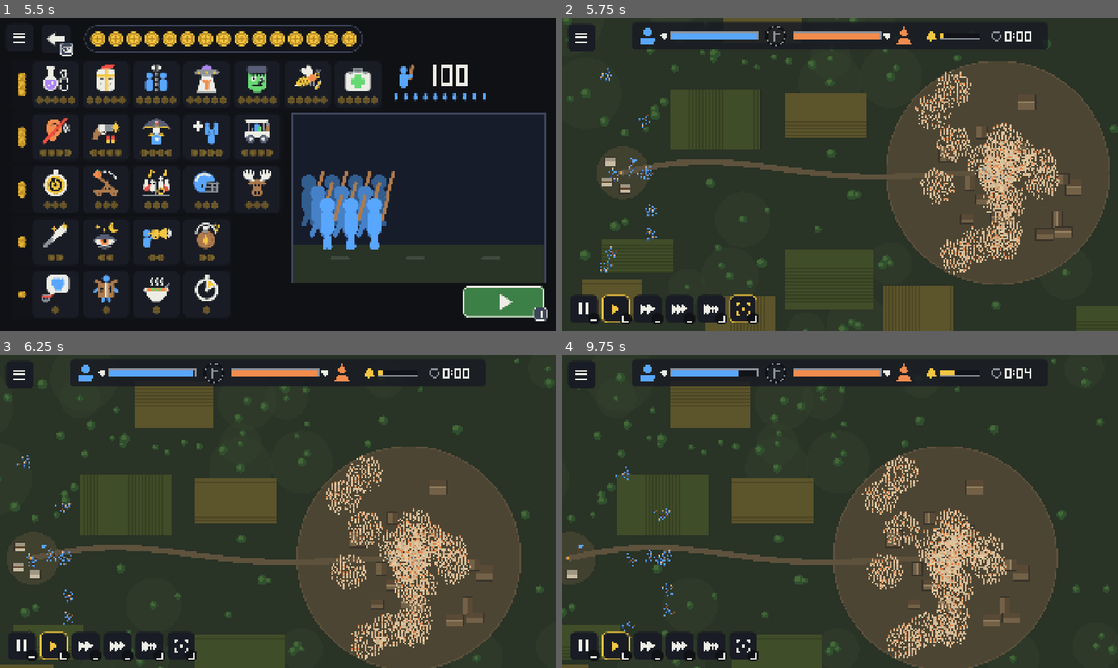
Above: before the commit, frames 1-4 (two rows, left to right).
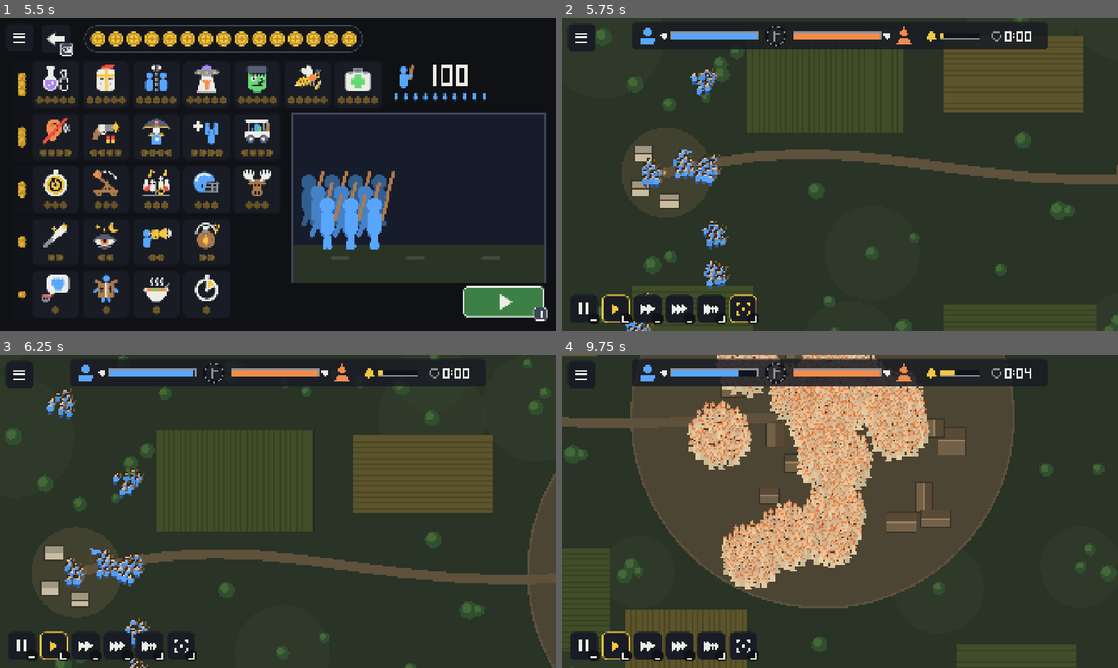
Above: after the commit, the same moments.

Repository: kuhyx/fifteen-dollar-siege
Game: Godot game, scene res://main.tscn
The game is run twice, just before and just after one commit, with the same random seed, the same clock (stepped at 60 frames per second) and the same inputs.
Inputs (mouse positions are in pixels of both pictures, inside the frame that each line leads up to):
- Up to frame 1 (5.5 s): click (150, 99) at 0.52 s; click (55, 39) at 1.27 s; click (278, 99) at 2.02 s; click (55, 83) at 2.75 s; click (105, 83) at 3.5 s; click (155, 83) at 4.25 s; tap Enter (ui_accept) at 5, 5.27 s; move the mouse to (250, 237) at 5.02 s; hold Up from 5.03 s (still down); tap Space at 5.1 s; click (250, 237) at 5.17 s
- Up to frame 2 (5.75 s): keep holding Up; tap Enter (ui_accept) at 5.57 s
- Up to frame 3 (6.25 s): release Up at 5.75 s; drag from (278, 511) to (250, 574) at 5.77 s
- Up to frame 4 (9.75 s): move the mouse to (673, 464) at 6.52 s; hold A 6.53-7.25 s; click (673, 464) at 6.6 s; drag from (867, 511) to (673, 464) at 7.27 s; move the mouse to (756, 433) at 8.02 s; hold Backspace (menu_back) 8.03-8.75 s; tap R at 8.1 s; click (756, 433) at 8.17 s; drag from (962, 495) to (756, 433) at 8.77 s; move the mouse to (728, 527) at 9.52 s; hold Up from 9.53 s (still down); tap P at 9.6 s; click (728, 527) at 9.67 s

Frame 1 is identical in both runs. In frame 2, 38% of the frame differs, in the area x 0-100%, y 0-100%; in frame 3, 36%; in frame 4, 50%.

Commit message:
Keep men legible at a far zoom
Figures are drawn up to 4x life size below 18 px a man, and the auto
camera follows the army instead of zooming out to the whole map.

Co-Authored-By: Claude Fable 5.2 <noreply@anthropic.com>
Claude-Session: https://claude.ai/code/session_01WzxdWXs4gEhEUMr9rgYG9V

Diff:
--- a/project.godot
+++ b/project.godot
@@ -62,3 +62,7 @@
 "type": "float",
 "value": 0.0
 }
+figure_boost={
+"type": "float",
+"value": 1.0
+}
--- a/src/autodrive/autodrive.gd
+++ b/src/autodrive/autodrive.gd
@@ -173,7 +173,7 @@
 
 ## Command mode: a rally click on the map, then retreat and charge buttons.
 func _give_orders(battle: BattleScreen) -> bool:
-	await click_at(battle.map_to_canvas(Vector2(200.0, 90.0)))
+	await click_at(battle.camera.view.get_center() + Vector2(0.0, -120.0))
 	if not check(battle.commands_sent == 1, "a map click places the rally flag"):
 		return false
 	await frames(20)
--- /dev/null
+++ b/src/view/battle/battle_aim.gd
@@ -0,0 +1,23 @@
+class_name BattleAim
+extends RefCounted
+## What the battle's camera shows now: a staged beat or the payoff is held as
+## it is, the action is followed (never out past BattleCamera.AUTO_MIN_ZOOM).
+
+
+static func aim(screen: BattleScreen) -> void:
+	if screen.beats.staging() or screen.payoff_active:
+		screen.camera.frame(focus(screen))
+		return
+	var anchor := BattleCamera.action_anchor(screen.shot, screen.sim.map())
+	screen.camera.follow(focus(screen), anchor)
+
+
+## The map box to show: the beat, the payoff (the church at a win, the army
+## at a loss) or the action.
+static func focus(screen: BattleScreen) -> Rect2:
+	if screen.beats.staging():
+		return screen.beats.beat_box()
+	if screen.payoff_active:
+		var won := screen.sim.outcome() == SiegeSim.Outcome.WIN
+		return BattleBeats.payoff_box(won, screen.plan, screen.shot)
+	return BattleCamera.action_box(screen.shot, screen.sim.map())
--- a/src/view/battle/battle_camera.gd
+++ b/src/view/battle/battle_camera.gd
@@ -13,12 +13,18 @@
 const FOLLOW_S := 0.45
 const WHEEL_STEP := 1.15
 ## Auto framing: metres of margin around the action, and its smallest frame.
-const PAD_M := 24.0
-const MIN_SPAN_M := Vector2(150.0, 84.0)
+const PAD_M := 14.0
+const MIN_SPAN_M := Vector2(120.0, 68.0)
 ## Villagers this close to the army are part of the action.
-const ENGAGE_M := 70.0
+const ENGAGE_M := 45.0
 ## Metres of the way ahead of the army that stay in the frame.
-const LEAD_M := 60.0
+const LEAD_M := 40.0
+## The auto camera never zooms out past this many canvas pixels per metre
+## (a man about 20 px tall): a wide fight shows its army, not the whole map.
+const AUTO_MIN_ZOOM := 6.0
+## How far the army may stand from the middle of an over-wide frame, as a
+## share of the half view.
+const ANCHOR_SLACK := 0.4
 
 var bounds := Rect2(0.0, 0.0, 600.0, 400.0)
 ## The canvas rectangle the action is framed in (the screen without the
@@ -71,6 +77,19 @@
 	var wanted := minf(view.size.x / maxf(box.size.x, 1.0), view.size.y / maxf(box.size.y, 1.0))
 	_goal_zoom = clampf(wanted, fit_zoom() * MIN_FIT, MAX_ZOOM)
 	_goal_center = on_map(box.get_center(), _goal_zoom)
+
+
+## The auto camera's `frame`: the same, but never out past AUTO_MIN_ZOOM.
+## When the action is wider than that view allows, the camera stays near
+## `anchor` (the army) instead of showing everything small.
+func follow(box: Rect2, anchor: Vector2) -> void:
+	frame(box)
+	if _goal_zoom >= AUTO_MIN_ZOOM:
+		return
+	_goal_zoom = AUTO_MIN_ZOOM
+	var half := view.size / AUTO_MIN_ZOOM / 2.0 * ANCHOR_SLACK
+	var aside := (box.get_center() - anchor).clamp(-half, half)
+	_goal_center = on_map(anchor + aside, _goal_zoom)
 
 
 ## `point` moved so that, at `at_zoom`, the screen shows no more of the
@@ -152,6 +171,17 @@
 	return _fitted(box.grow(PAD_M), map.bounds)
 
 
+## The middle of the army (the map's middle when there is none).
+static func action_anchor(shot: SiegeSnapshot, map: SiegeMap) -> Vector2:
+	var sum := Vector2.ZERO
+	var count := 0
+	for i in shot.entity_count():
+		if shot.ent_team[i] == SiegeSnapshot.Team.ARMY and shot.ent_count[i] > 0:
+			sum += shot.ent_pos[i]
+			count += 1
+	return sum / count if count > 0 else map.bounds.get_center()
+
+
 static func _reached(shot: SiegeSnapshot, index: int, army: PackedVector2Array) -> bool:
 	if shot.ent_count[index] <= 0:
 		return false
--- a/src/view/battle/crowd.gdshader
+++ b/src/view/battle/crowd.gdshader
@@ -17,6 +17,8 @@
 uniform float pose = 0.0;
 // Animation seconds, set once a frame for every squad; stands still on pause.
 global uniform float siege_clock;
+// Times life size at a far zoom (a man never shrinks to a speck), about the feet.
+global uniform float figure_boost;
 uniform float flip = 1.0;
 // Amplitudes: bob (walk), shake (fight), lean (flee), swing (weapon arm).
 uniform vec4 motion = vec4(0.38, 0.09, 0.42, 0.9);
@@ -49,7 +51,7 @@
 	float t = siege_clock + phase * 6.2831853;
 	float state = mix(pose, 4.0, fallen);
 	float side = phase > 0.5 ? 1.0 : -1.0;
-	vec2 v = VERTEX;
+	vec2 v = VERTEX * figure_boost;
 	vec2 shift = vec2(0.0);
 	float tilt = 0.0;
 	if (flame > 0.0) {
--- a/src/view/battle/crowd_layer.gd
+++ b/src/view/battle/crowd_layer.gd
@@ -16,6 +16,13 @@
 const LOD_SLACK := 1.15
 ## A man's height, the yardstick of the level of detail.
 const MAN_M := 3.4
+## A man drawn shorter than this many real pixels is blown up to it (up to
+## MAX_BOOST times life size), so the whole-map view still shows men and not
+## specks. The shader scales every figure about its feet.
+const MIN_MAN_PX := 18.0
+const MAX_BOOST := 4.0
+## The shader's global for it, set once a frame beside the clock.
+const BOOST := &"figure_boost"
 ## A rout within this many metres throws a squad apart.
 const SCATTER_M := 30.0
 const SCATTER_KICK := 1.2
@@ -61,6 +68,7 @@
 ) -> void:
 	_pick_level(zoom_px)
 	RenderingServer.global_shader_parameter_set(CLOCK, clock)
+	RenderingServer.global_shader_parameter_set(BOOST, boost_for(zoom_px))
 	var cheering := _cheer > 0.0
 	_cheer = maxf(_cheer - delta * CHEER_FADE, 0.0)
 	for i in mini(squads.size(), shot.entity_count()):
@@ -69,6 +77,12 @@
 		squad.pose(at, tween.velocity(i), shot.ent_state[i], shot.ent_facing[i], delta)
 		if cheering and squad.team == SiegeSnapshot.Team.ARMY:
 			squad.material.set_shader_parameter("cheer", _cheer)
+
+
+## How many times life size a figure is drawn at `zoom_px` (real pixels per
+## metre): 1 once a man is tall enough, more as the camera goes out.
+static func boost_for(zoom_px: float) -> float:
+	return clampf(MIN_MAN_PX / maxf(zoom_px * MAN_M, 0.001), 1.0, MAX_BOOST)
 
 
 ## Individuals drawn, standing or fallen.
--- a/src/view/battle_screen.gd
+++ b/src/view/battle_screen.gd
@@ -74,7 +74,7 @@
 	retreat_button = hud.retreat_button
 	_wire()
 	_take(sim.snapshot(), 0.0)
-	camera.frame(_focus())
+	BattleAim.aim(self)
 	camera.snap()
 	world.transform = camera.transform()
 	setup_ms = (Time.get_ticks_usec() - started) / 1000.0
@@ -93,7 +93,7 @@
 		_clock += delta
 		effects.advance(delta)
 	beats.tick_payoff(delta)
-	camera.frame(_focus())
+	BattleAim.aim(self)
 	if payoff_active or beats.staging():
 		camera.resume_auto()
 	camera.update(delta)
@@ -234,15 +234,6 @@
 	finished.emit(sim.outcome())
 
 
-## What the camera should show now: the beat, the payoff or the action.
-func _focus() -> Rect2:
-	if beats.staging():
-		return beats.beat_box()
-	if payoff_active:
-		return BattleBeats.payoff_box(sim.outcome() == SiegeSim.Outcome.WIN, plan, shot)
-	return BattleCamera.action_box(shot, sim.map())
-
-
 ## Real pixels per canvas unit (2 on a 4K screen): only the level of detail
 ## depends on it.
 func _pixel_scale() -> float:
--- /dev/null
+++ b/tests/view/test_far_figures.gd
@@ -0,0 +1,69 @@
+extends GutTest
+## A man stays legible at the widest zoom: below a minimum on screen he is
+## drawn bigger than life (the figures overlap, the crowd stays readable, team
+## by colour AND outline), and the auto camera never zooms out past a floor.
+
+const MIN_MAN_PX := 14.0
+## Real pixels per canvas unit of a 1280x720 window (canvas 1920x1080).
+const WINDOW_720P := 1280.0 / 1920.0
+
+
+func _whole_map_zoom() -> float:
+	var camera := BattleCamera.new()
+	camera.setup(SiegeMap.new().bounds, Rect2(0, 0, 1920, 1080))
+	camera.fit_screen(Vector2(1920, 1080), BattleHud.TOP_CLEAR, BattleHud.BOTTOM_CLEAR)
+	return camera.fit_zoom() * BattleCamera.MIN_FIT * WINDOW_720P
+
+
+func test_a_man_is_never_smaller_than_the_minimum_on_screen() -> void:
+	for zoom: float in [_whole_map_zoom(), 1.5, 2.5, 4.0, 8.0, BattleCamera.MAX_ZOOM]:
+		var man_px := CrowdLayer.MAN_M * zoom * CrowdLayer.boost_for(zoom)
+		assert_gte(man_px, MIN_MAN_PX, "man %.1f px at zoom %.2f" % [man_px, zoom])
+
+
+func test_close_up_figures_are_life_size_and_the_boost_is_capped() -> void:
+	assert_eq(CrowdLayer.boost_for(BattleCamera.MAX_ZOOM), 1.0)
+	assert_eq(CrowdLayer.boost_for(0.01), CrowdLayer.MAX_BOOST, "a speck is not blown up forever")
+	var last := 99.0
+	for zoom: float in [0.5, 1.0, 2.0, 4.0, 8.0, 16.0]:
+		var boost := CrowdLayer.boost_for(zoom)
+		assert_lte(boost, last, "the boost only falls as the camera comes closer")
+		last = boost
+
+
+func _shot_with(army: Vector2, village: Array) -> SiegeSnapshot:
+	var shot := SiegeSnapshot.new()
+	var spots: Array = [army] + village
+	for i in spots.size():
+		shot.ent_pos.append(spots[i])
+		shot.ent_kind.append(SiegeSnapshot.Kind.MEN)
+		shot.ent_team.append(SiegeSnapshot.Team.ARMY if i == 0 else SiegeSnapshot.Team.VILLAGE)
+		shot.ent_count.append(10)
+		shot.ent_state.append(SiegeSnapshot.State.FIGHT)
+		shot.ent_facing.append(0.0)
+	return shot
+
+
+func test_the_auto_camera_stays_on_the_action_when_the_fight_is_spread_wide() -> void:
+	var map := SiegeMap.new()
+	var camera := BattleCamera.new()
+	camera.setup(map.bounds, Rect2(0, 0, 1920, 1080))
+	camera.fit_screen(Vector2(1920, 1080), BattleHud.TOP_CLEAR, BattleHud.BOTTOM_CLEAR)
+	var shot := _shot_with(
+		Vector2(300, 200), [Vector2(120, 60), Vector2(520, 340), Vector2(480, 80)]
+	)
+	camera.follow(BattleCamera.action_box(shot, map), BattleCamera.action_anchor(shot, map))
+	camera.snap()
+	assert_gte(camera.zoom, BattleCamera.AUTO_MIN_ZOOM, "no zooming out to the whole map")
+	assert_true(camera.view.has_point(camera.to_canvas(Vector2(300, 200))), "the army is in view")
+
+
+func test_a_small_action_is_still_framed_closely() -> void:
+	var map := SiegeMap.new()
+	var camera := BattleCamera.new()
+	camera.setup(map.bounds, Rect2(0, 0, 1920, 1080))
+	camera.fit_screen(Vector2(1920, 1080), BattleHud.TOP_CLEAR, BattleHud.BOTTOM_CLEAR)
+	var shot := _shot_with(Vector2(100, 200), [])
+	camera.follow(BattleCamera.action_box(shot, map), BattleCamera.action_anchor(shot, map))
+	camera.snap()
+	assert_gte(camera.zoom, 8.0, "a squad on the march fills the screen")
Not shown, added: src/view/battle/battle_aim.gd.uid
Not shown, added: tests/view/test_far_figures.gd.uid
